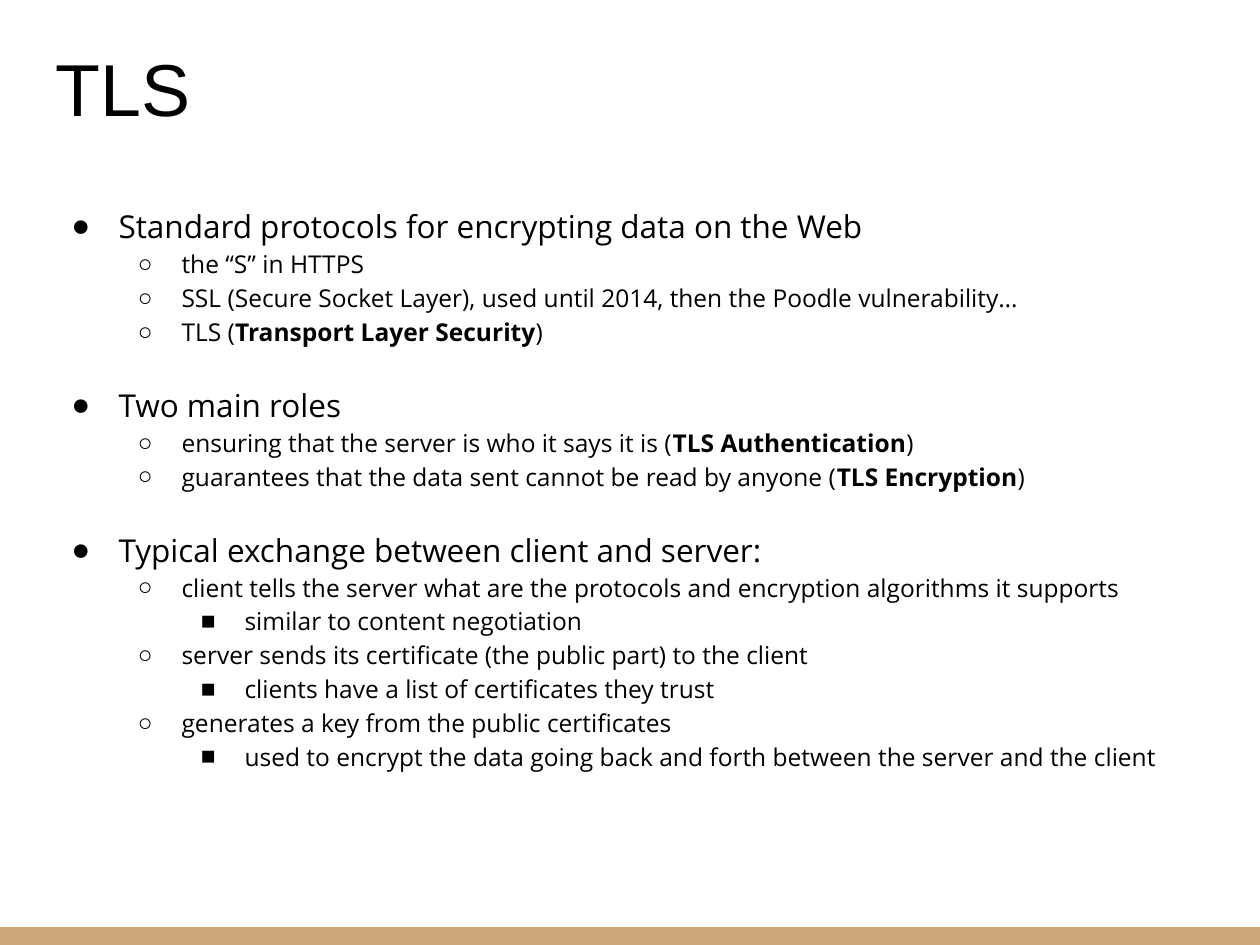
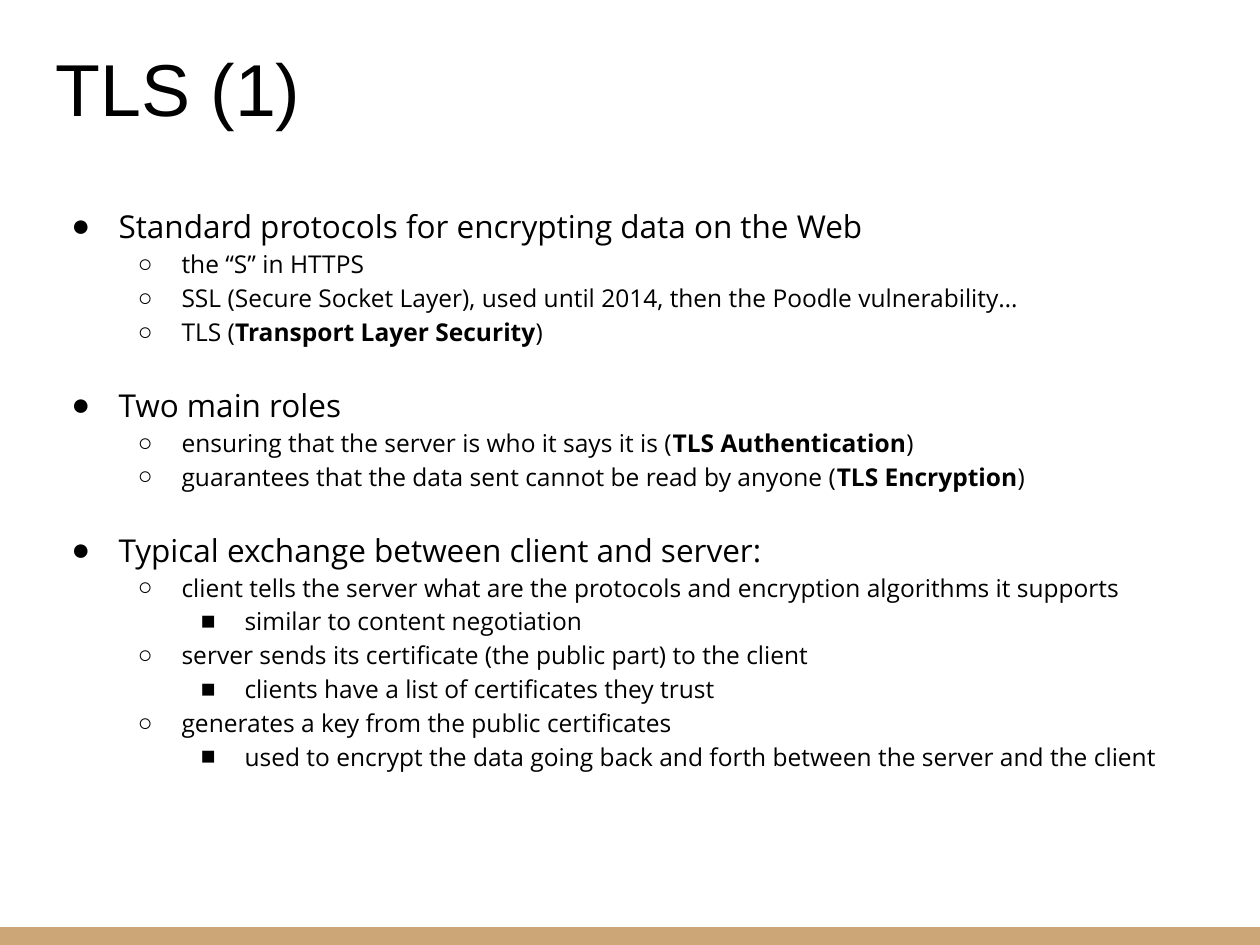
Before and after one commit to riccardoberta/makers, a slide deck: slide 6 of 10 - Securing/slides.pptx. Drawn at 1260x945 pixels with LibreOffice and Linux fonts; fonts in the diff are those of the drawing. Boxes give left, top, right and bottom in pixels: in the first picture for what was removed or moved away, otherwise in the second. Text is boxed around its words. In the diff, an @@ line names an element or a change of style, - is before the commit and + after.

```diff
--- a/10 - Securing/slides.pptx
+++ b/10 - Securing/slides.pptx
@@ title at [56,62,301,130]: text changed @@
-TLS
+TLS (1)
```
Also in this commit, not shown: 5 other slides changed, 2 slides added, 1 slide removed, 36 other files.
